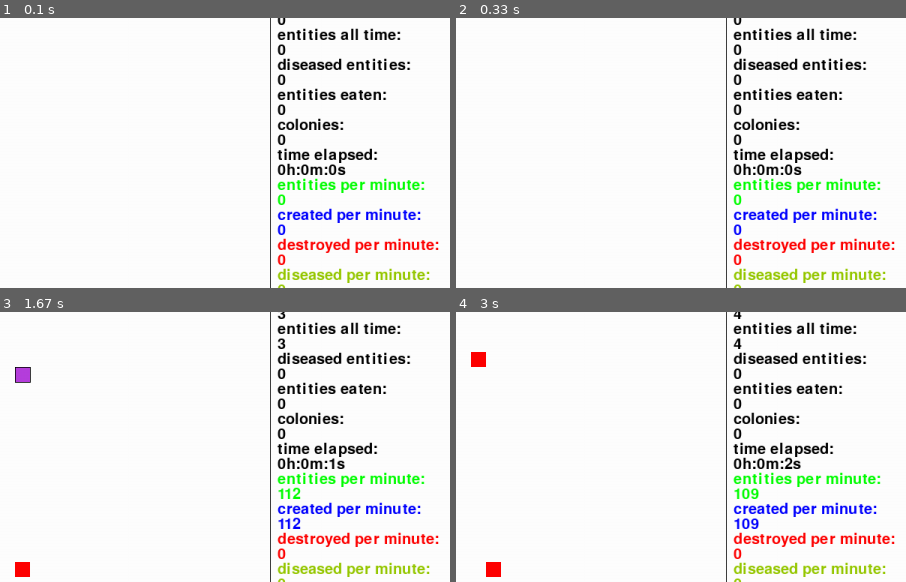
Above: before the commit, frames 1-4 (two rows, left to right).
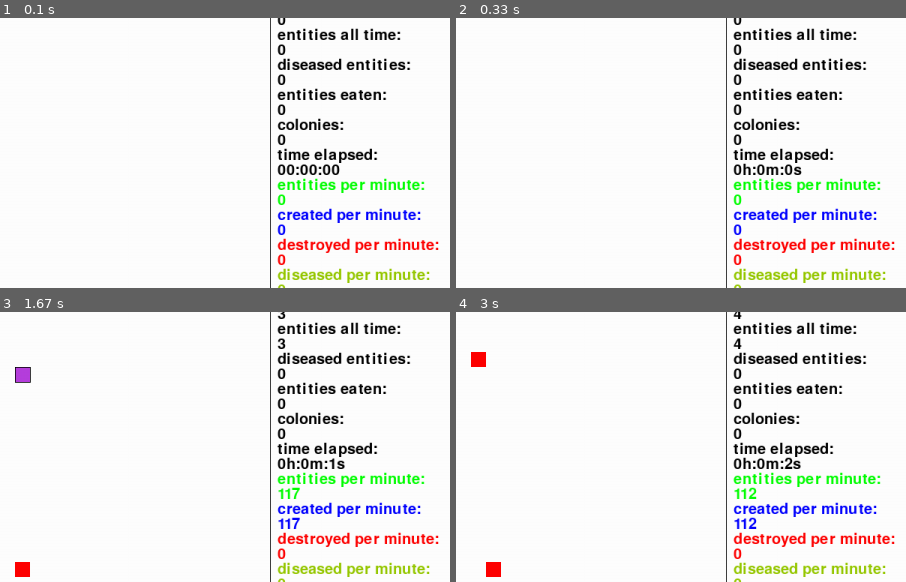
Above: after the commit, the same moments.

Repository: sbwhitt/pygame-life-simulation
Game: pygame game, started from main.py
Two runs of this game, one before a commit and one after it. Both use one fixed random seed, a clock stepped at 60 frames per second and the inputs below.
Inputs (mouse positions are % of the whole screen's width and height, from its top left):
- Up to frame 1 (0.1 s): no input
- Up to frame 2 (0.33 s): no input
- Up to frame 3 (1.67 s): click (50, 50) at 0.42 s; tap Enter at 0.67 s; click (87, 85) at 1.1 s; tap 1 at 1.4 s; click (52, 16) at 1.47 s
- Up to frame 4 (3 s): tap 1 at 1.7 s; click (50, 62) at 1.93 s; tap Esc at 2.17 s; click (85, 76) at 2.55 s; click (17, 60) at 2.88 s
The pictures show only the part of the screen within x 50-100%, y 4-54%; the shares and areas given below are measured in that part.

The runs differ from the first frame. In frame 1, 0.4% of the frame differs, in the area x 63-77%, y 53-59%; in frame 2, nothing differs; in frame 3, 0.1%; in frame 4, 0.3%.

Commit message:
fix timer running while paused

Diff:
--- a/src/app.py
+++ b/src/app.py
@@ -48,13 +48,13 @@
 
     def on_loop(self) -> None:
         self._handle_keys_pressed()
+        self._update_metrics()
         if self.paused:
             return
         self.clock.tick(settings.CLOCK_RATE)
         self.e_man.update_entities(self.clock.get_time(), self.c_man)
         self.e_man.build_entity_edges()
         self.c_man.update_colonies()
-        self._update_metrics()
 
     def on_render(self) -> None:
         self.screen.fill(colors.WHITE)
@@ -124,10 +124,10 @@
         self.metrics.create_tracker("eaten")
 
     def _update_metrics(self) -> None:
-        self.metrics.update("created", self.e_man.created)
-        self.metrics.update("destroyed", self.e_man.destroyed)
-        self.metrics.update("diseased", self.e_man.diseased)
-        self.metrics.update("eaten", self.e_man.eaten)
+        self.metrics.update("created", self.e_man.created, self.paused)
+        self.metrics.update("destroyed", self.e_man.destroyed, self.paused)
+        self.metrics.update("diseased", self.e_man.diseased, self.paused)
+        self.metrics.update("eaten", self.e_man.eaten, self.paused)
 
     def _toggle_setting(self, setting: str) -> None:
         if settings.IN_GAME_SETTINGS[setting]:
--- a/src/metrics.py
+++ b/src/metrics.py
@@ -28,8 +28,9 @@
         t -= int(minutes*60)
         return str(hours) + "h:" + str(minutes) + "m:" + str(int(t)) + "s"
 
-    def update(self, name: str, amount: int) -> None:
-        self.time_elapsed += time.time() - self.timestamp
+    def update(self, name: str, amount: int, paused: bool) -> None:
+        if not paused:
+            self.time_elapsed += time.time() - self.timestamp
         self.timestamp = time.time()
         if self.trackers.get(name):
             self.trackers[name].per_minute = self._calculate_per_minute(amount)
